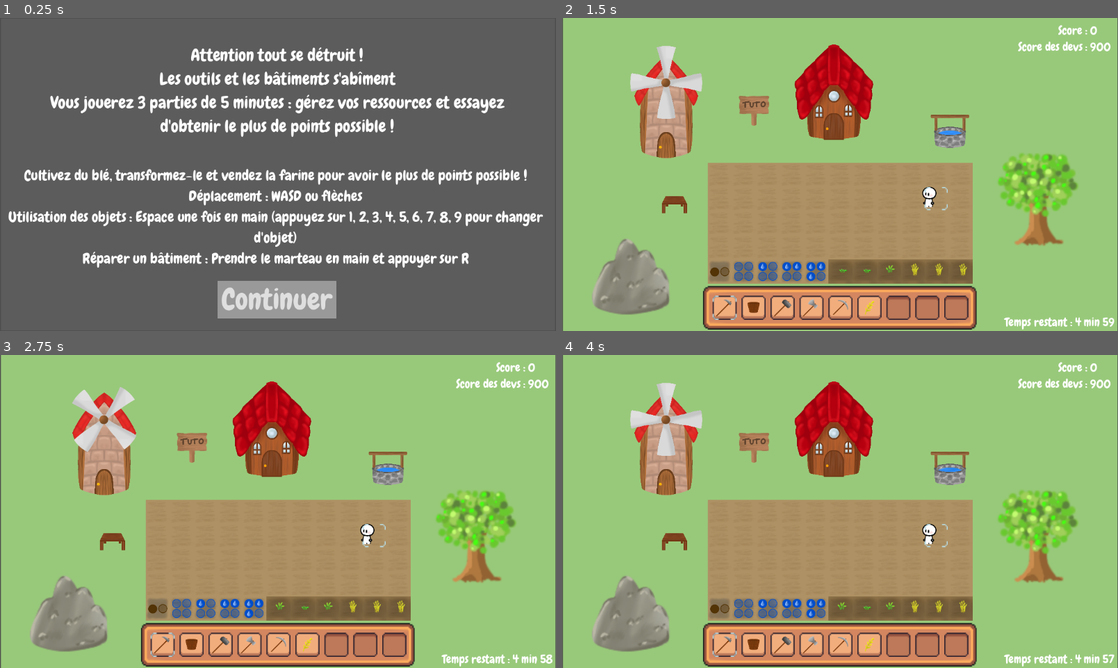
Above: before the commit, frames 1-4 (two rows, left to right).
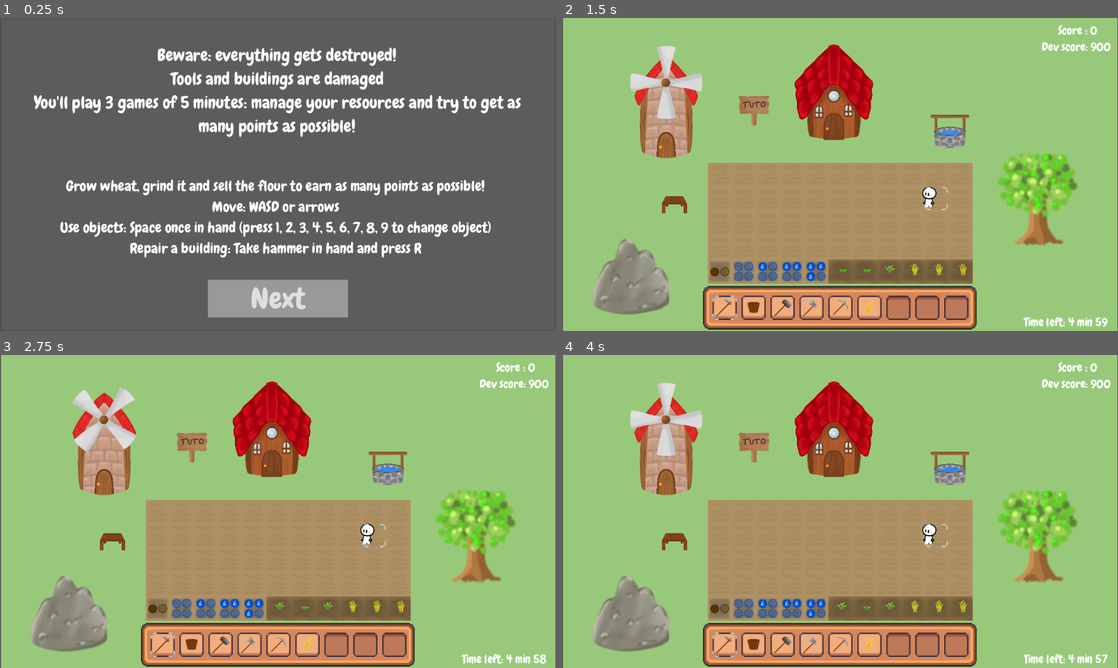
Above: after the commit, the same moments.

Repository: LaClimSx/Back-to-the-roots
Game: Godot game, scene res://Scenes/main_menu.tscn
The game is run twice, just before and just after one commit, with the same random seed, the same clock (stepped at 60 frames per second) and the same inputs.
Inputs (mouse positions are in pixels of both pictures, inside the frame that each line leads up to):
- Up to frame 1 (0.25 s): no input
- Up to frame 2 (1.5 s): click "Continuer" (after the commit: "Next") at 0.5 s; click "Commencer" (after the commit: "Start") at 1.25 s
- Up to frame 3 (2.75 s): click (161, 646) at 2 s
- Up to frame 4 (4 s): click (751, 646) at 2.75 s; click (784, 646) at 3.5 s

The runs differ from the first frame. In frame 1, 17% of the frame differs, in the area x 1-98%, y 9-96%; in frame 2, 0.6%; in frame 3, 0.6%; in frame 4, 0.6%.

Commit message:
feat: i18n done

Diff:
--- a/Scenes/end_scene.tscn
+++ b/Scenes/end_scene.tscn
@@ -24,9 +24,9 @@
 [node name="LinkButton" type="LinkButton" parent="Panel"]
 layout_mode = 0
 offset_left = 491.0
-offset_top = 490.0
+offset_top = 501.0
 offset_right = 663.0
-offset_bottom = 543.0
+offset_bottom = 554.0
 theme_override_fonts/font = ExtResource("2_2dqy3")
 theme_override_font_sizes/font_size = 40
 text = "Formulaire"
--- a/Scenes/house.tscn
+++ b/Scenes/house.tscn
@@ -231,7 +231,7 @@
 scale = Vector2(1.25, 1.25)
 texture = ExtResource("10_afsmt")
 
-[node name="sell all1" type="Button" parent="InteractMenu/Control"]
+[node name="sellAll" type="Button" parent="InteractMenu/Control"]
 self_modulate = Color(1, 1, 0, 1)
 layout_mode = 1
 anchors_preset = 7
@@ -249,7 +249,7 @@
 theme_override_font_sizes/font_size = 40
 text = "Tout vendre"
 
-[node name="sell one1" type="Button" parent="InteractMenu/Control"]
+[node name="sellOne" type="Button" parent="InteractMenu/Control"]
 self_modulate = Color(1, 0.635294, 0, 1)
 layout_mode = 1
 anchors_preset = 7
@@ -280,6 +280,6 @@
 [connection signal="body_exited" from="Area2D" to="." method="_on_area_2d_body_exited"]
 [connection signal="damage_building" from="InteractMenu" to="." method="damage_itself"]
 [connection signal="pressed" from="InteractMenu/Control/close" to="InteractMenu" method="_on_close_pressed"]
-[connection signal="pressed" from="InteractMenu/Control/sell all1" to="InteractMenu" method="_on_sell_all_1_pressed"]
-[connection signal="pressed" from="InteractMenu/Control/sell one1" to="InteractMenu" method="_on_sell_one_1_pressed"]
+[connection signal="pressed" from="InteractMenu/Control/sellAll" to="InteractMenu" method="_on_sell_all_1_pressed"]
+[connection signal="pressed" from="InteractMenu/Control/sellOne" to="InteractMenu" method="_on_sell_one_1_pressed"]
 [connection signal="repair" from="RepairMenu" to="." method="repair_itself"]
--- a/Scenes/main_menu.tscn
+++ b/Scenes/main_menu.tscn
@@ -31,15 +31,17 @@
 
 [node name="Button" type="Button" parent="Panel"]
 layout_mode = 1
-anchors_preset = -1
-anchor_left = 0.496
-anchor_top = 0.5
-anchor_right = 0.496
-anchor_bottom = 0.5
-offset_left = -120.408
-offset_top = 220.0
-offset_right = 125.592
-offset_bottom = 298.0
+anchors_preset = 7
+anchor_left = 0.5
+anchor_top = 1.0
+anchor_right = 0.5
+anchor_bottom = 1.0
+offset_left = -145.0
+offset_top = -105.0
+offset_right = 145.0
+offset_bottom = -27.0
+grow_horizontal = 2
+grow_vertical = 0
 theme_override_fonts/font = ExtResource("2_lhsny")
 theme_override_font_sizes/font_size = 60
 theme_override_styles/normal = SubResource("StyleBoxFlat_vkqvp")
--- a/Scenes/moulin.tscn
+++ b/Scenes/moulin.tscn
@@ -357,7 +357,7 @@
 text = "-"
 autowrap_mode = 3
 
-[node name="sell" type="Button" parent="InteractMenuMoulin/Control"]
+[node name="transform" type="Button" parent="InteractMenuMoulin/Control"]
 self_modulate = Color(1, 0.635294, 0, 1)
 layout_mode = 1
 anchors_preset = 7
@@ -423,5 +423,5 @@
 [connection signal="pressed" from="InteractMenuMoulin/Control/close" to="InteractMenuMoulin" method="_on_close_pressed"]
 [connection signal="pressed" from="InteractMenuMoulin/Control/plus" to="InteractMenuMoulin" method="_on_plus_pressed"]
 [connection signal="pressed" from="InteractMenuMoulin/Control/moins" to="InteractMenuMoulin" method="_on_moins_pressed"]
-[connection signal="pressed" from="InteractMenuMoulin/Control/sell" to="InteractMenuMoulin" method="_on_sell_pressed"]
+[connection signal="pressed" from="InteractMenuMoulin/Control/transform" to="InteractMenuMoulin" method="_on_sell_pressed"]
 [connection signal="repair" from="RepairMenu" to="." method="repair_itself"]
--- a/Scenes/panneau.tscn
+++ b/Scenes/panneau.tscn
@@ -81,12 +81,12 @@
 rotation = -1.5708
 shape = SubResource("CapsuleShape2D_1hfrl")
 
-[node name="panneau interraction" type="CanvasLayer" parent="."]
+[node name="InteractPanel" type="CanvasLayer" parent="."]
 process_mode = 3
 offset = Vector2(0, -600)
 transform = Transform2D(1, 0, 0, 1, 0, -600)
 
-[node name="Panel" type="Panel" parent="panneau interraction"]
+[node name="Panel" type="Panel" parent="InteractPanel"]
 anchors_preset = -1
 anchor_left = 0.5
 anchor_top = 0.498
@@ -99,13 +99,13 @@
 grow_horizontal = 2
 grow_vertical = 2
 
-[node name="Anim" type="AnimationPlayer" parent="panneau interraction"]
+[node name="Anim" type="AnimationPlayer" parent="InteractPanel"]
 libraries = {
 "": SubResource("AnimationLibrary_ril8e")
 }
 autoplay = "RESET"
 
-[node name="Control" type="Control" parent="panneau interraction"]
+[node name="Control" type="Control" parent="InteractPanel"]
 layout_mode = 3
 anchors_preset = 0
 offset_left = 78.0
@@ -113,7 +113,7 @@
 offset_right = 1104.0
 offset_bottom = 567.0
 
-[node name="close" type="Button" parent="panneau interraction/Control"]
+[node name="close" type="Button" parent="InteractPanel/Control"]
 self_modulate = Color(1, 0, 0, 1)
 layout_mode = 1
 anchors_preset = 1
@@ -127,29 +127,29 @@
 theme_override_font_sizes/font_size = 21
 text = "X"
 
-[node name="grind" type="AudioStreamPlayer" parent="panneau interraction"]
+[node name="grind" type="AudioStreamPlayer" parent="InteractPanel"]
 stream = ExtResource("3_jfpei")
 volume_db = -25.0
 
-[node name="cercle" type="Sprite2D" parent="panneau interraction"]
+[node name="cercle" type="Sprite2D" parent="InteractPanel"]
 position = Vector2(431, 333)
 scale = Vector2(0.519444, 0.519444)
 texture = ExtResource("4_hxlpo")
 
-[node name="regles" type="Label" parent="panneau interraction"]
+[node name="regles" type="Label" parent="InteractPanel"]
 offset_left = 777.0
 offset_top = 133.0
 offset_right = 1096.0
 offset_bottom = 359.0
 theme_override_fonts/font = ExtResource("5_kpkoc")
-theme_override_font_sizes/font_size = 20
+theme_override_font_sizes/font_size = 18
 text = "Attention tout se détruit et s'émousse !
 Les outils et bâtiments s'abîment, les taux d'échanges baissent et les coûts de réparation augmentent
 Vous jouerez 3 parties de 5 minutes : gérez vos ressources et essayez d'obtenir le plus de points possible !"
 horizontal_alignment = 1
 autowrap_mode = 3
 
-[node name="commande" type="Label" parent="panneau interraction"]
+[node name="commande" type="Label" parent="InteractPanel"]
 offset_left = 772.0
 offset_top = 353.0
 offset_right = 1096.0
@@ -177,4 +177,4 @@
 
 [connection signal="body_entered" from="CollisionPolygon2D/interractionzone" to="." method="_on_interractionzone_body_entered"]
 [connection signal="body_exited" from="CollisionPolygon2D/interractionzone" to="." method="_on_interractionzone_body_exited"]
-[connection signal="pressed" from="panneau interraction/Control/close" to="." method="_on_close_pressed"]
+[connection signal="pressed" from="InteractPanel/Control/close" to="." method="_on_close_pressed"]
--- a/Scripts/end.gd
+++ b/Scripts/end.gd
@@ -4,10 +4,9 @@
 
 # Called when the node enters the scene tree for the first time.
 func _ready() -> void:
-	pass # Replace with function body.
-
+	$Panel/LinkButton.text = tr("FORM")
 
 # Called every frame. 'delta' is the elapsed time since the previous frame.
 func _process(delta: float) -> void:
 	score = Global.scores.max()
-	$"Panel/text fin".text = tr("ENDTEXT").format({"score" : score, "game_var": Global.game_variation})
+	$"Panel/text fin".text = tr("END_TEXT").format({"score" : score, "game_var": Global.game_variation})
--- a/Scripts/etabli.gd
+++ b/Scripts/etabli.gd
@@ -9,6 +9,7 @@
 	repair_label = $RepairLabel
 	interact_label = $InteractLabel
 	interact_label.text = tr("REPAIR_TOOLS_SPACE") if Global.reparability else tr("CRAFT_TOOLS_SPACE")
+	repair_label.text = tr("REPAIR_SPACE")
 	super()
 
 
--- a/Scripts/house.gd
+++ b/Scripts/house.gd
@@ -7,6 +7,8 @@
 	corresponding_item_name = ""
 	repair_label = $RepairLabel
 	interact_label = $InteractLabel
+	repair_label.text = tr("REPAIR_SPACE")
+	interact_label.text = tr("INTERACT_HOUSE")
 	super()
 
 
--- a/Scripts/interact_menu_house.gd
+++ b/Scripts/interact_menu_house.gd
@@ -7,15 +7,23 @@
 var price
 signal damage_building
 
+const DEFAULT_PRICE : int = 5
+const CHEAP_PRICE : int = 3
+
 var is_open: bool = false
+
+func _ready():
+	$Control/Sell.text = tr("MENU_HOUSE")
+	$"Control/sellAll".text = tr("SELL_ALL")
+	$"Control/sellOne".text = tr("SELL1")
 
 func _process(delta: float) -> void:
 	if(inventory_gui.find_item(flour)==-1):
-		$"Control/sell all1".disabled = true
-		$"Control/sell one1".disabled = true
+		$"Control/sellAll".disabled = true
+		$"Control/sellOne".disabled = true
 	else:
-		$"Control/sell all1".disabled = false
-		$"Control/sell one1".disabled = false
+		$"Control/sellAll".disabled = false
+		$"Control/sellOne".disabled = false
 	if Input.is_action_pressed("Esc") && is_open:
 		_on_close_pressed()
 
@@ -48,16 +56,16 @@
 func _on_house_s_state(s):
 	$Control/price.bbcode_enabled = true
 	if !Global.efficiency_decline:
-		price = 5
-		$Control/price.bbcode_text = "Prix : " + str(price) + "$"
+		price = DEFAULT_PRICE
+		$Control/price.bbcode_text = tr("PRICE").format({"price": price})
 		return
 	match s:
 		Building.STATE.good:
-			price = 5
-			$Control/price.bbcode_text = "Prix : " + str(price) + "$"
+			price = DEFAULT_PRICE
+			$Control/price.bbcode_text = tr("PRICE").format({"price": price})
 
 		Building.STATE.mid:
-			price = 3
-			$Control/price.bbcode_text = "Prix : [s][color=gray]" + "5$" + "[/color][/s] " + str(price) + "$"
+			price = CHEAP_PRICE
+			$Control/price.bbcode_text = tr("PRICE_CROSSED").format({"default_price": DEFAULT_PRICE, "price": price})
 
 		_: price = 0
--- a/Scripts/interact_menu_moulin.gd
+++ b/Scripts/interact_menu_moulin.gd
@@ -9,6 +9,9 @@
 var quantity: int = 0
 var max: int
 
+const DEFAULT_RATE: int = 3
+const CHEAP_RATE: int = 1
+
 signal damage_building
 
 var is_open: bool = false
@@ -16,14 +19,17 @@
 
 # Called when the node enters the scene tree for the first time.
 func _ready() -> void:
+	$Control/Sell.text = tr("MENU_WINDMILL")
+	$Control/Advice.text = tr("ADVICE_WINDMILL")
+	$Control/transform.text = tr("GRIND")
 	updateLabel()
 
 # Called every frame. 'delta' is the elapsed time since the previous frame.
 func _process(delta: float) -> void:
 	if(inventory_gui.find_item(wheat)==-1):
-		$Control/sell.disabled = true
+		$Control/transform.disabled = true
 	else:
-		$Control/sell.disabled = false
+		$Control/transform.disabled = false
 	if Input.is_action_pressed("Esc") && is_open:
 		_on_close_pressed()
 
@@ -43,16 +49,16 @@
 func _on_moulin_s_state(s: Building.STATE) -> void:
 	$Control/exchangeRate.bbcode_enabled = true
 	if !Global.efficiency_decline:
-		exchange = 3
-		$Control/exchangeRate.bbcode_text = "Taux d'échange 1:" + str(exchange)
+		exchange = DEFAULT_RATE
+		$Control/exchangeRate.bbcode_text = tr("EXCHANGE_RATE").format({"rate": exchange})
 		return
 	match s:
 		Building.STATE.good:
-			exchange = 3
-			$Control/exchangeRate.bbcode_text = "Taux d'échange 1:" + str(exchange)
+			exchange = DEFAULT_RATE
+			$Control/exchangeRate.bbcode_text = tr("EXCHANGE_RATE").format({"rate": exchange})
 		Building.STATE.mid:
-			exchange = 1
-			$Control/exchangeRate.bbcode_text = "Taux d'échange [s][color=gray]" + "1:3" + "[/color][/s] " + "1:" + str(exchange)
+			exchange = CHEAP_RATE
+			$Control/exchangeRate.bbcode_text = tr("EXCHANGE_RATE_CROSSED").format({"default_rate": DEFAULT_RATE, "rate": exchange})
 
 		_: exchange = 0
 
--- a/Scripts/main_menu.gd
+++ b/Scripts/main_menu.gd
@@ -1,39 +1,33 @@
 extends Control
 
-var variante1 = "Attention tout se détruit et s'émousse !
-Les outils et bâtiments s'abîment, les taux d'échanges baissent et les coûts de réparation augmentent
-Vous jouerez 3 parties de 5 minutes : gérez vos ressources et essayez d'obtenir le plus de points possible !"
-var variante2 = "Attention tout se détruit !
-Les outils et bâtiments s'abîment et les coûts de réparation augmentent
-Vous jouerez 3 parties de 5 minutes : gérez vos ressources et essayez d'obtenir le plus de points possible !"
-var variante3 = "Attention tout se détruit !
-Les outils et les bâtiments s'abîment
-Vous jouerez 3 parties de 5 minutes : gérez vos ressources et essayez d'obtenir le plus de points possible !"
 
 # Called when the node enters the scene tree for the first time.
 func _ready() -> void:
+	$Panel/controls.text = tr("TUTO")
+	$Panel/Start.text = tr("START")
+	$Panel/ToEnd.text = tr("TO_END")
 	$Panel/Interactions.visible = false
 	$Panel/Start.visible = false
 	$Panel/ToEnd.visible = false
 	match Global.game_number:
 		0:
 			$Panel/controls.visible = true
-			$Panel/Button.text = "Continuer"
+			$Panel/Button.text = tr("NEXT")
 			match Global.game_variation :
 				1 :
-					$Panel/text.text = variante1
+					$Panel/text.text = tr("MENU1")
 				2 :
-					$Panel/text.text = variante2
+					$Panel/text.text = tr("MENU2")
 				3 :
-					$Panel/text.text = variante3
+					$Panel/text.text = tr("MENU3")
 		1:
 			$Panel/controls.visible = false
-			$Panel/text.text = "Félicitations, vous avez fini votre première partie avec un score de " + str(Global.scores[Global.game_number - 1]) + ".\n Essayez d'améliorer votre score !"
-			$Panel/Button.text = "Rejouer"
+			$Panel/text.text = tr("END_GAME_1").format({"score": Global.scores[Global.game_number - 1]})
+			$Panel/Button.text = tr("PLAY_AGAIN")
 		2:
 			$Panel/controls.visible = false
-			$Panel/text.text = "Félicitations, vous avez fini votre deuxième partie avec un score de " + str(Global.scores[Global.game_number - 1]) + ".\n Si vous pensez pouvoir faire mieux, vous pouvez tenter une troisième partie. Sinon vous pouvez aller directement à la fin."
-			$Panel/Button.text = "Rejouer"
+			$Panel/text.text = tr("END_GAME_2").format({"score": Global.scores[Global.game_number - 1]})
+			$Panel/Button.text = tr("PLAY_AGAIN")
 			$Panel/ToEnd.visible = true
 
 
--- a/Scripts/moulin.gd
+++ b/Scripts/moulin.gd
@@ -8,6 +8,8 @@
 	corresponding_item_name = ""
 	repair_label = $RepairLabel
 	interact_label = $InteractLabel
+	repair_label.text = tr("REPAIR_SPACE")
+	interact_label.text = tr("INTERACT_WINDMILL")
 	super()
 
 
--- a/Scripts/puits.gd
+++ b/Scripts/puits.gd
@@ -7,6 +7,7 @@
 	reparable = true
 	repair_label = $RepairLabel
 	interact_label = null
+	repair_label.text = tr("REPAIR_SPACE")
 	super()
 
 # Called every frame. 'delta' is the elapsed time since the previous frame.
--- a/Scripts/repair_menu.gd
+++ b/Scripts/repair_menu.gd
@@ -17,19 +17,19 @@
 
 # Called when the node enters the scene tree for the first time.
 func _ready() -> void:
+	$Control/repair.text = tr("REPAIR")
+	$Control/cost.text = tr("COST")
 	var parent_name: String = get_parent().name
 	default_cost = BUILDING_REPAIR_COSTS[parent_name]
 	match parent_name:
 		"House":
-			$Control/repairLabel.text = "Répare ta maison"
+			$Control/repairLabel.text = tr("REPAIR_HOUSE")
 		"Moulin":
-			$Control/repairLabel.text = "Répare ton moulin"
+			$Control/repairLabel.text = tr("REPAIR_WINDMILL")
 		"Etabli":
-			$Control/repairLabel.text = "Répare ton établi"
+			$Control/repairLabel.text = tr("REPAIR_BENCH")
 		"Puits":
-			$Control/repairLabel.text = "Répare ton puits"
-		_: #This should not happen
-			$Control/repairLabel.text = "Rien à réparer"
+			$Control/repairLabel.text = tr("REPAIR_WELL")
 
 # Called every frame. 'delta' is the elapsed time since the previous frame.
 func _process(delta: float) -> void:
@@ -37,13 +37,13 @@
 		_on_close_pressed()
 
 	if (state != Building.STATE.broken || !Global.reparability):
-		$Control/stone.text = "x" + str(stone_cost) + " pierre(s)"
-		$Control/wood.text = "x" + str(wood_cost) + " bois"
+		$Control/stone.text = tr_n("STONE_COST", "STONE_COST_N", stone_cost).format({"stone_cost": stone_cost})
+		$Control/wood.text = tr("WOOD_COST").format({"wood_cost": wood_cost})
 	else :
 		$Control/stone.bbcode_enabled = true
 		$Control/wood.bbcode_enabled = true
-		$Control/stone.bbcode_text = "[s][color=gray]x" + str(default_cost["stone"]) + "[/color][/s] x" + str(stone_cost) + " pierre(s)"
-		$Control/wood.bbcode_text = "[s][color=gray]x" + str(default_cost["wood"]) + "[/color][/s] x" + str(wood_cost) + " bois"
+		$Control/stone.bbcode_text = tr("STONE_COST_CROSSED").format({"default_cost": default_cost["stone"], "cost": stone_cost})
+		$Control/wood.bbcode_text = tr("WOOD_COST_CROSSED").format({"default_cost": default_cost["wood"], "cost": wood_cost})
 
 	if (inventory_gui.find_item(stick) >= wood_cost && inventory_gui.find_item(stone) >= stone_cost):
 		$Control/repair.disabled = false
@@ -57,9 +57,6 @@
 
 
 func _on_repair_pressed() -> void:
-	#var inv_gui = Global.inventory_gui
-	#if (inv_gui.find_item(stick) >= wood_cost && inv_gui.find_item(stone) >= stone_cost):
-	#	print("Enough to repair")
 	inventory_gui.remove_item(stick, wood_cost)
 	inventory_gui.remove_item(stone, stone_cost)
 	emit_signal("repair")
--- a/global.gd
+++ b/global.gd
@@ -37,7 +37,7 @@
 
 	timer = Timer.new()
 	add_child(timer)
-	timer.one_shot = false
+	timer.one_shot = true
 	timer.wait_time = 5.0 * 60
 	timer.timeout.connect(_on_timer_timeout)
 
--- a/i18n.csv
+++ b/i18n.csv
@@ -1,16 +1,48 @@
 keys;en;fr
 DEV_SCORE;Dev score: {dev_score};Score des devs : {dev_score}
 SCORE;Score: {score};Score : {score}
-TIME_LEFT;Time left: {min} min {sec};Temps restant : {min} min {sec}
+TIME_LEFT;       Time left: {min} min {sec};Temps restant : {min} min {sec}
 END_TEXT;Thanks for playing! \n\nWrite down this information for the form: \nYour best score: {score} \nYour number: {g …(342 unchanged characters)…
+FORM;Form;Formulaire
 REPAIR_TOOLS_SPACE;"Press ""Space"" to repair your tools";"Appuyez sur ""Espace"" pour réparer vos outils"
-CRAFT_TOOLS_SPACE;"Press ""Space"" to craft tools";"Appuyez sur """"Espace"""" pour fabriquer des outils"
+CRAFT_TOOLS_SPACE;"Press ""Space"" to craft tools";"Appuyez sur ""Espace"" pour fabriquer des outils"
 REPAIR_TOOLS;Repair your tools;Répare tes outils
 CRAFT_TOOLS;Craft tools;Fabrique des outils
 REPAIR;Repair;Réparer
 CRAFT;Craft;Fabriquer
+REPAIR_SPACE;"Press ""R"" to repair";"Appuyez sur ""R"" pour réparer"
+REPAIR_HOUSE;Repair your house;Répare ta maison
+REPAIR_WINDMILL;Repair your windmill;Répare ton moulin
+REPAIR_BENCH;Repair your bench;Répare ton établi
+REPAIR_WELL;Repair your well;Répare ton puits
 WOOD_COST;x{wood_cost} wood;x{wood_cost} bois
 STONE_COST;x{stone_cost} stone;x{stone_cost} pierre
 STONE_COST_N;x{stone_cost} stone;x{stone_cost} pierres
+WOOD_COST_CROSSED;[s][color=gray]x{default_cost}[/color][/s] x{cost} wood;[s][color=gray]x{default_cost}[/color][/s] x{cost} bois
+STONE_COST_CROSSED;[s][color=gray]x{default_cost}[/color][/s] x{cost} stone;[s][color=gray]x{default_cost}[/color][/s] x{cost} pierres
 WOOD;wood;bois
 STONE;stone;pierres
+PRICE;Price: {price}$;Prix : {price}$
+PRICE_CROSSED;Price : [s][color=gray]{default_price}[/color][/s] {price}$;Prix : [s][color=gray]{default_price}[/color][/s] {price}$
+EXCHANGE_RATE;Exchange rate 1:{rate};Taux d'échange 1:{rate}
+EXCHANGE_RATE_CROSSED;Exchange rate [s][color=gray]1:{default_rate}[/color][/s] 1:{rate};Taux d'échange [s][color=gray]1:{default_rate}[/color][/s] 1:{rate}
+MENU1;Beware: everything gets destroyed and dull! \nTools and buildings are damaged, exchange rates drop and repair costs rise \nYou'll play 3 games of 5 minutes: manage your resources and try to get as many points as possible!;Attention tout se détruit et s'émousse ! \nLes outils et bâtiments s'abîment, les taux d'échanges baissent et les coûts de réparation augmentent \nVous jouerez 3 parties de 5 minutes : gérez vos ressources et essayez d'obtenir le plus de points possible !
+MENU2;Beware: everything gets destroyed! \nTools and buildings are damaged and repair costs rise \nYou'll play 3 games of 5 minutes: manage your resources and try to get as many points as possible!;Attention tout se détruit ! \nLes outils et bâtiments s'abîment et les coûts de réparation augmentent \nVous jouerez 3 parties de 5 minutes : gérez vos ressources et essayez d'obtenir le plus de points possible !
+MENU3;Beware: everything gets destroyed! \nTools and buildings are damaged \nYou'll play 3 games of 5 minutes: manage your resources and try to get as many points as possible!;Attention tout se détruit ! \nLes outils et les bâtiments s'abîment \nVous jouerez 3 parties de 5 minutes : gérez vos ressources et essayez d'obtenir le plus de points possible !
+TUTO;Grow wheat, grind it and sell the flour to earn as many points as possible! \nMove: WASD or arrows \nUse objects: Space once in hand (press 1, 2, 3, 4, 5, 6, 7, 8, 9 to change object) \nRepair a building: Take hammer in hand and press R;Cultivez du blé, transformez-le et vendez la farine pour avoir le plus de points possible ! \nDéplacement : WASD ou flèches \nUtilisation des objets : Espace une fois en main (appuyez sur 1, 2, 3, 4, 5, 6, 7, 8, 9 pour changer d'objet) \nRéparer un bâtiment : Prendre le marteau en main et appuyer sur R
+NEXT;Next;Continuer
+START;Start;Commencer
+TO_END;To the end;Aller à la fin
+END_GAME_1;Congratulations, you've finished your first game with a score of {score}. \nTry to improve your score!;Félicitations, vous avez fini votre première partie avec un score de {score}.\n Essayez d'améliorer votre score !
+END_GAME_2;Congratulations, you've finished your second game with a score of {score}.\n If you think you can do better, you can try a third game. Otherwise, you can go straight to the end.;Félicitations, vous avez fini votre deuxième partie avec un score de {score}.\n Si vous pensez pouvoir faire mieux, vous pouvez tenter une troisième partie. Sinon vous pouvez aller directement à la fin.
+PLAY_AGAIN;Play again;Rejouer
+INTERACT_HOUSE;"Press ""Space"" to sell your flour";"Appuyez sur ""Espace"" pour vendre votre farine"
+COST;Cost;Coût
+SELL1;Sell 1;Vendre 1
+SELL_ALL;Sell all;Tout vendre
+MENU_HOUSE;Sell your flour;Vends ta farine
+INTERACT_WINDMILL;"Press ""Space"" to grind your wheat";"Appuyez sur ""Espace"" pour transformer votre blé"
+MENU_WINDMILL;Grind your wheat;Transforme ton blé
+ADVICE_WINDMILL;   (Don't sell it all at once);(Ne vends pas tout d'un coup)
+GRIND;Grind;Transformation
+TUTO_SPACE;"Press ""Space"" to open the tutorial";"Appuyez sur ""Espace"" pour ouvrir le tuto"
--- a/panneau.gd
+++ b/panneau.gd
@@ -3,26 +3,18 @@
 var player_inside : bool = false
 var is_open: bool = false
 
-var variante1 = "Attention tout se détruit et s'émousse !
-Les outils et bâtiments s'abîment, les taux d'échanges baissent et les coûts de réparation augmentent
-Vous jouerez 3 parties de 5 minutes : gérez vos ressources et essayez d'obtenir le plus de points possible !"
-var variante2 = "Attention tout se détruit !
-Les outils et bâtiments s'abîment et les coûts de réparation augmentent
-Vous jouerez 3 parties de 5 minutes : gérez vos ressources et essayez d'obtenir le plus de points possible !"
-var variante3 = "Attention tout se détruit !
-Les outils et les bâtiments s'abîment
-Vous jouerez 3 parties de 5 minutes : gérez vos ressources et essayez d'obtenir le plus de points possible !"
-
 # Called when the node enters the scene tree for the first time.
 func _ready() -> void:
+	$InteractLabel.text = tr("TUTO_SPACE")
 	$InteractLabel.hide()
+	$InteractPanel/commande.text = tr("TUTO")
 	match Global.game_variation :
 		1 :
-			$"panneau interraction/regles".text = variante1
+			$"InteractPanel/regles".text = tr("MENU1")
 		2 :
-			$"panneau interraction/regles".text = variante2
+			$"InteractPanel/regles".text = tr("MENU2")
 		3 :
-			$"panneau interraction/regles".text = variante3
+			$"InteractPanel/regles".text = tr("MENU3")
 
 
 # Called every frame. 'delta' is the elapsed time since the previous frame.
@@ -32,13 +24,13 @@
 
 	if Input.is_action_pressed("Interact") && player_inside:
 		is_open = true
-		$"panneau interraction".get_parent().get_tree().paused = true
-		$"panneau interraction/Anim".play("TransIN")
+		$"InteractPanel".get_parent().get_tree().paused = true
+		$"InteractPanel/Anim".play("TransIN")
 
 func _on_close_pressed() -> void:
-		$"panneau interraction/Anim".play("TransOUT")
+		$"InteractPanel/Anim".play("TransOUT")
 		is_open = false
-		$"panneau interraction".get_parent().get_tree().paused = false
+		$"InteractPanel".get_parent().get_tree().paused = false
 
 
 func _on_interractionzone_body_entered(body: Node2D) -> void:
--- a/project.godot
+++ b/project.godot
@@ -135,7 +135,7 @@
 [internationalization]
 
 locale/translations=PackedStringArray("res://i18n.en.translation", "res://i18n.fr.translation")
-locale/test="fr"
+locale/test="en"
 
 [rendering]
 
Binary file changed: i18n.en.translation
Binary file changed: i18n.fr.translation
